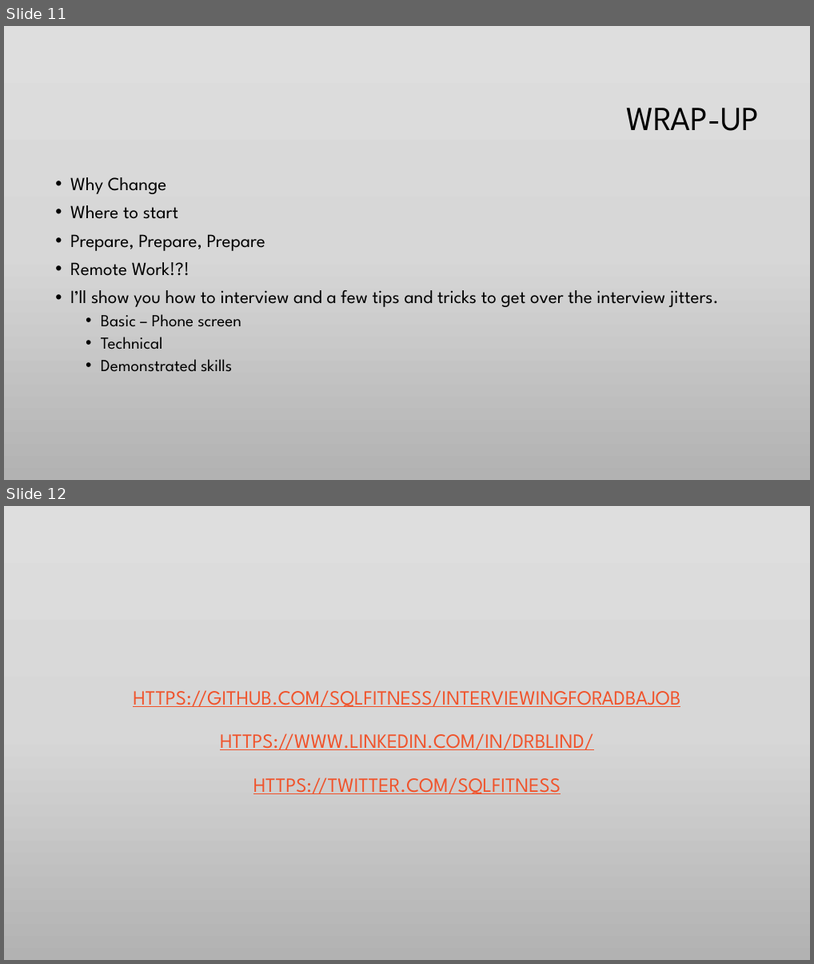
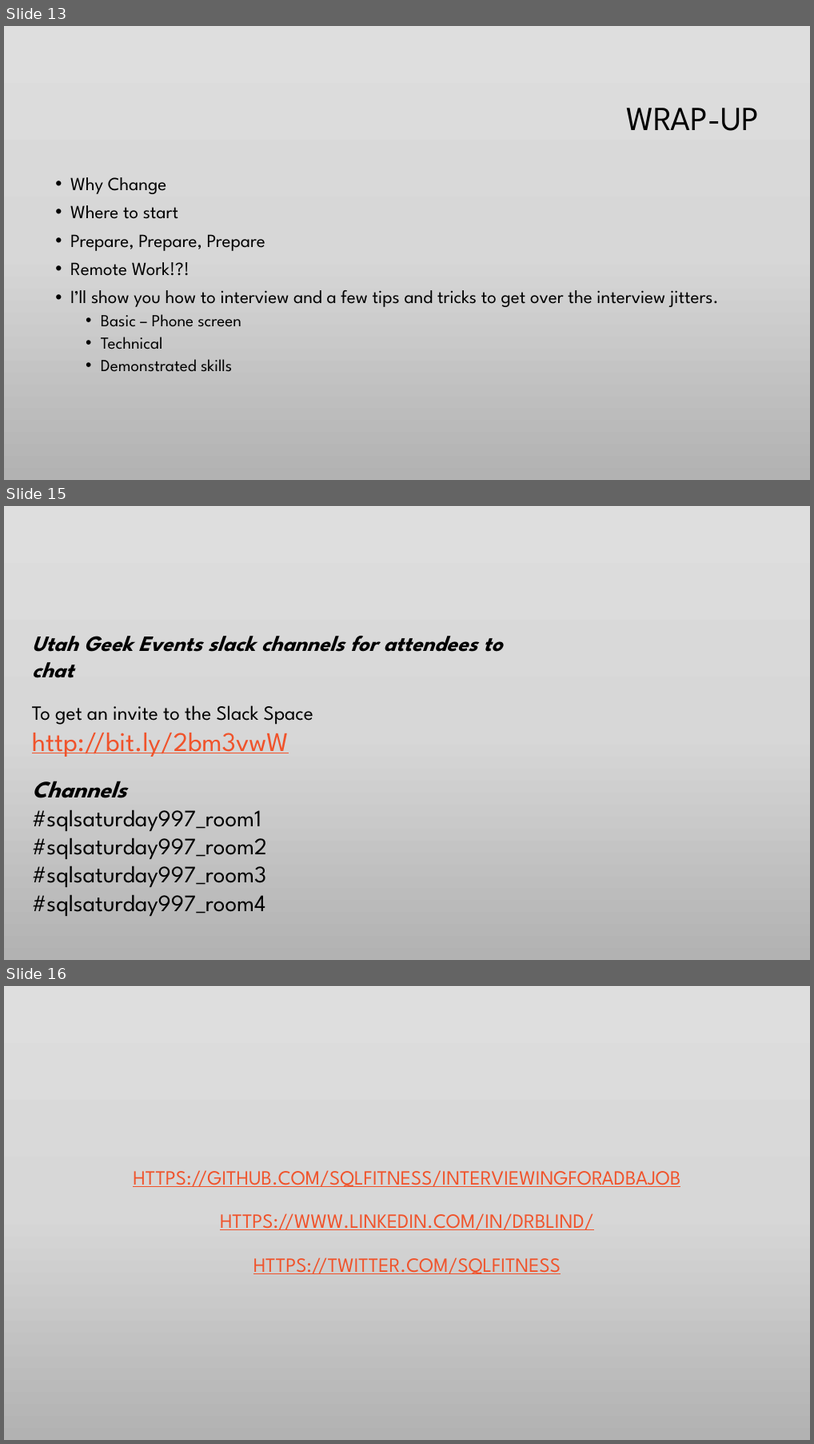
Before and after one commit to SQLFitness/InterviewingForADBAJob, a slide deck: Interviewing for a DBA job and how to Wow your new company.pptx. Shown one above the other, each under a label of ours: slides 11 and 12 before the commit, slides 13, 15 and 16 after it; the slides between them are not shown. The pictures are 814x964 and 814x1444 pixels, drawn with LibreOffice and Linux fonts; fonts in the diff are those of the drawing; background and template pictures are left out. Boxes give left, top, right and bottom in pixels: in the first picture for what was removed or moved away, otherwise in the second. Text is boxed around its words. In the diff, an @@ line names an element or a change of style, - is before the commit and + after.

```diff
--- a/Interviewing for a DBA job and how to Wow your new company.pptx
+++ b/Interviewing for a DBA job and how to Wow your new company.pptx
@@ slide 15 added at (x1=4, y1=506, x2=810, y2=960), background gradient #DFDFDF to #D7D7D7 to #B2B2B2 @@
@@ text added at (x1=32, y1=636, x2=502, y2=916), 28 pt, text #000000 @@
+Utah Geek Events slack channels for attendees to chat
+To get an invite to the Slack Space
+http://bit.ly/2bm3vwW
+Channels
+#sqlsaturday997_room1
+#sqlsaturday997_room2
+#sqlsaturday997_room3
+#sqlsaturday997_room4
@@ what was slide 11 is now slide 13 @@
@@ what was slide 12 is now slide 16 @@
```
Also in this commit, not shown: 3 other slides added, 2 other files.
